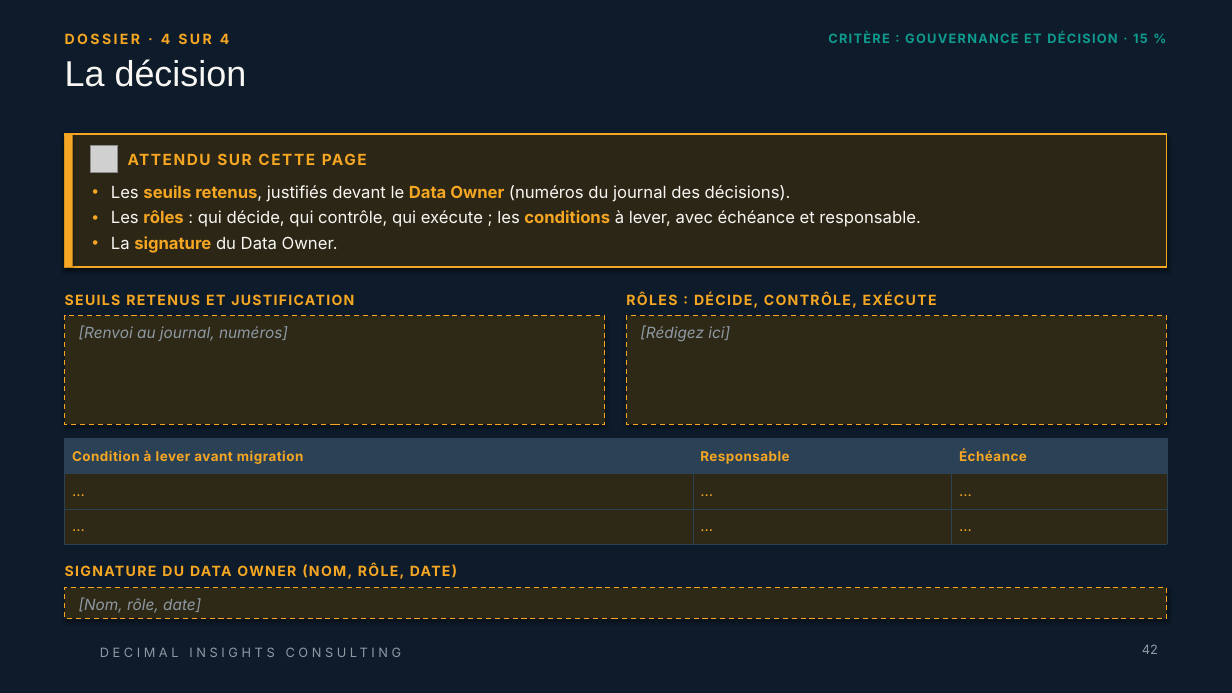
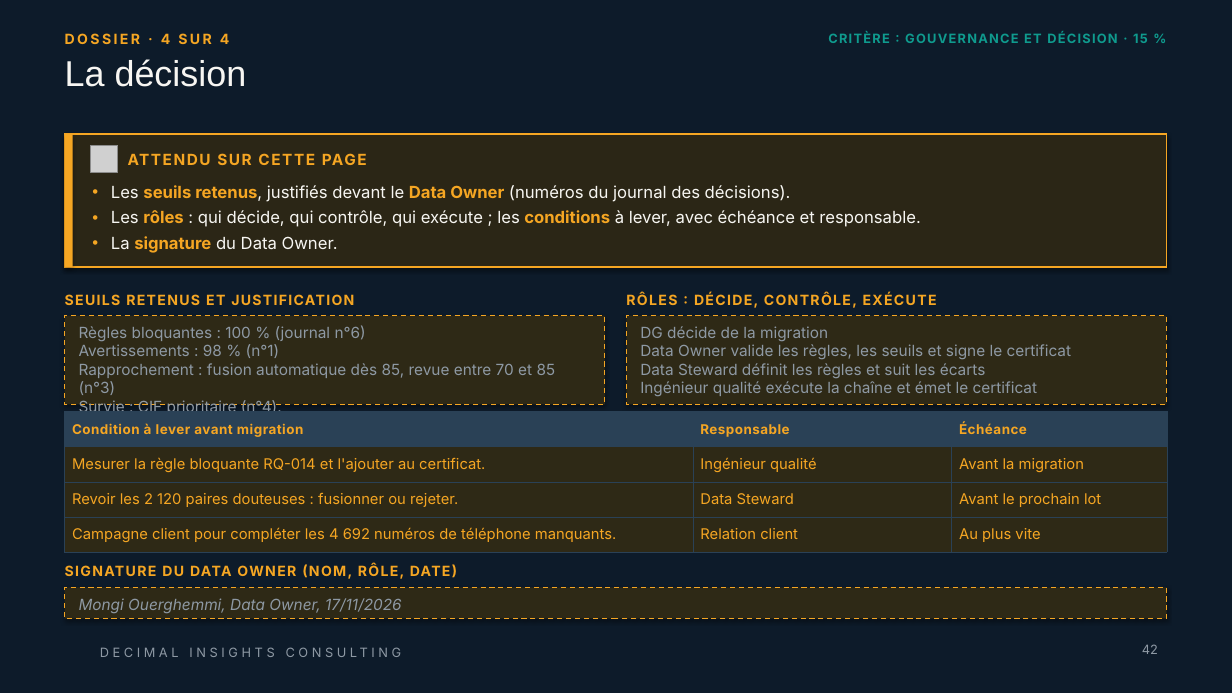
Before and after one commit to 0TRDavid/td-qualite-g00, a slide deck: slide 42 of livrables/Livrable_Groupe_TD_AssurConnect.pptx. Drawn at 1232x693 pixels with LibreOffice and Linux fonts; fonts in the diff are those of the drawing; grey boxes stand for pictures; background and template pictures are left out. Boxes give left, top, right and bottom in pixels: in the first picture for what was removed or moved away, otherwise in the second. Text is boxed around its words. In the diff, an @@ line names an element or a change of style, - is before the commit and + after.

```diff
--- a/livrables/Livrable_Groupe_TD_AssurConnect.pptx
+++ b/livrables/Livrable_Groupe_TD_AssurConnect.pptx
@@ rectangle "Règles bloquantes : 100 % ...": place and size @@
-rectangle "Règles bloquantes : 100 % ..." at bbox=[65, 316, 605, 425]
+rectangle "Règles bloquantes : 100 % ..." at bbox=[65, 316, 605, 405]
@@ text in rectangle at bbox=[79, 325, 556, 416]: text changed; italic off @@
-[Renvoi au journal, numéros]
+Règles bloquantes : 100 % (journal n°6)
+Avertissements : 98 % (n°1)
+Rapprochement : fusion automatique dès 85, revue entre 70 et 85 (n°3)
+Survie : CIF prioritaire (n°4).
@@ rectangle "DG décide de la migration": place and size @@
-rectangle "DG décide de la migration" at bbox=[627, 316, 1167, 425]
+rectangle "DG décide de la migration" at bbox=[627, 316, 1167, 405]
@@ text in rectangle at bbox=[640, 326, 1072, 396]: text changed; italic off @@
-[Rédigez ici]
+DG décide de la migration
+Data Owner valide les règles, les seuils et signe le certificat
+Data Steward définit les règles et suit les écarts
+Ingénieur qualité exécute la chaîne et émet le certificat
@@ table at bbox=[65, 412, 1167, 553] @@
-row 2: … | … | …
-row 3: … | … | …
+row 2: Mesurer la règle bloquante RQ-014 et l'ajouter au certificat. | Ingénieur qualité | Avant la migration
+row 3: Revoir les 2 120 paires douteuses : fusionner ou rejeter. | Data Steward | Avant le prochain lot
+row 4: Campagne client pour compléter les 4 692 numéros de téléphone manquants. | Relation client | Au plus vite
@@ table: place and size @@
-table at bbox=[65, 439, 1167, 544]
+table at bbox=[65, 412, 1167, 553]
@@ text in rectangle at bbox=[79, 598, 401, 613]: text changed @@
-[Nom, rôle, date]
+Mongi Ouerghemmi, Data Owner, 17/11/2026
```
Also in this commit, not shown: 29 other slides changed, 1 slide added.
